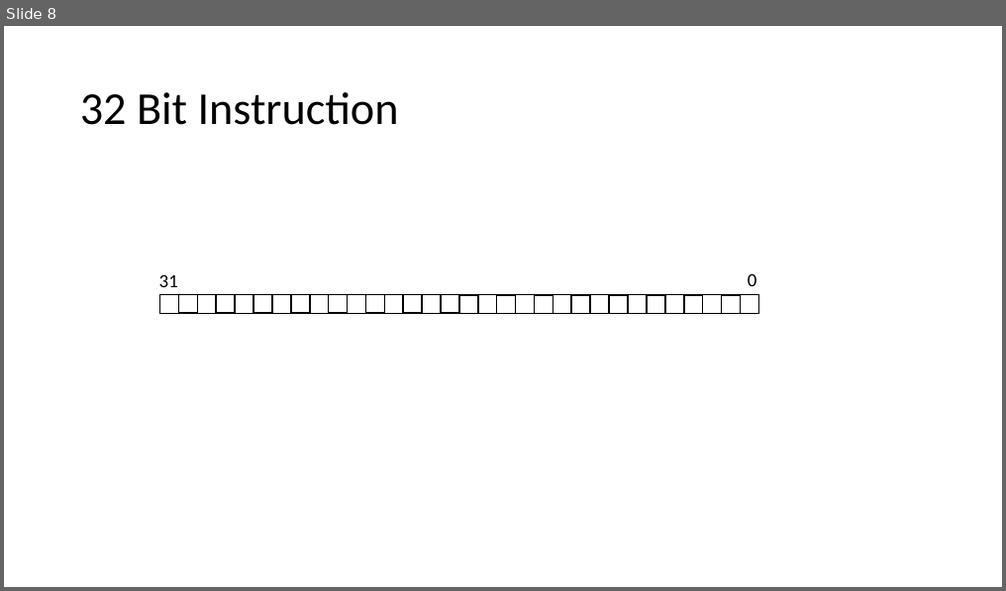
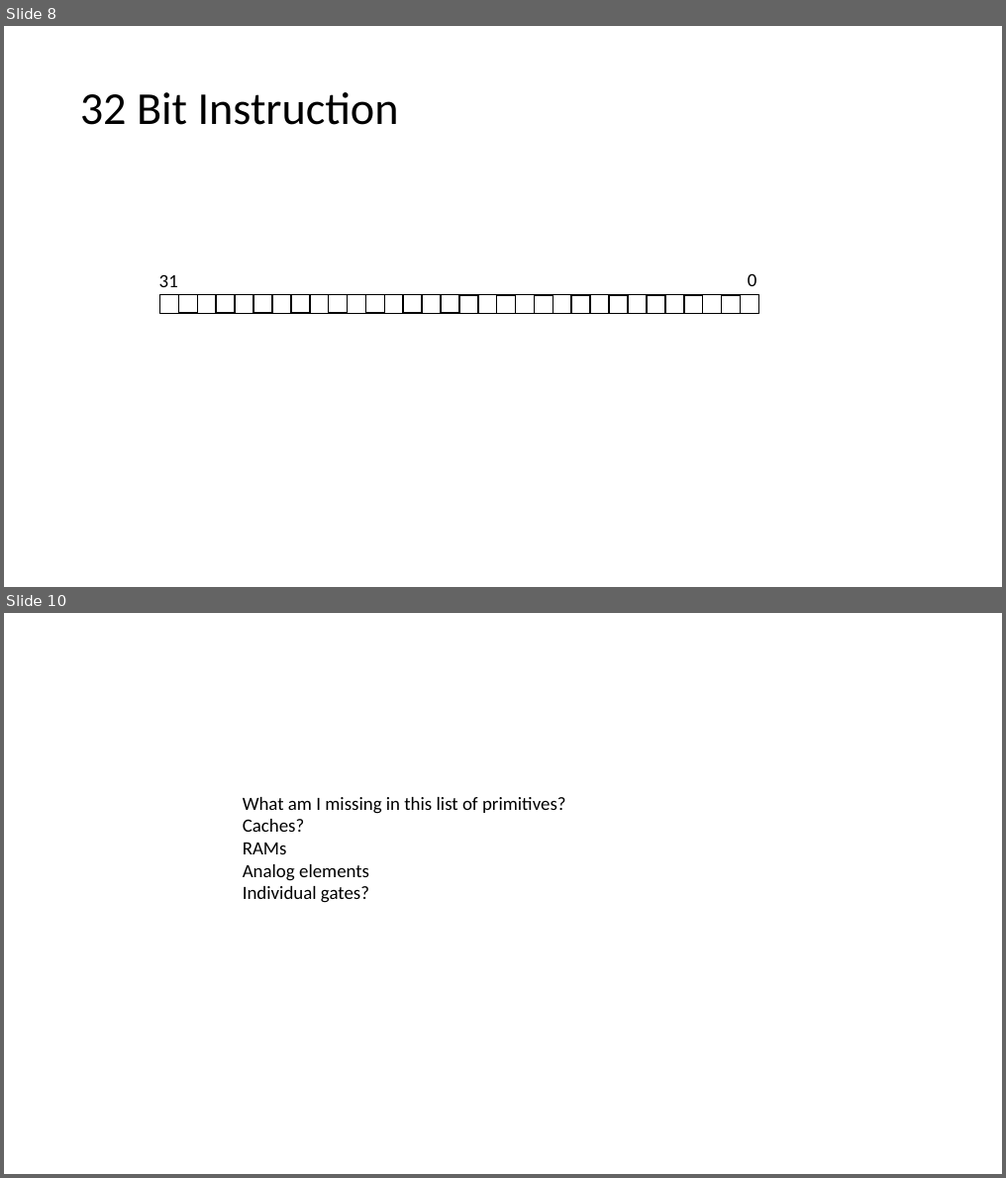
Before and after one commit to dillonhuff/CircuitFigures, a slide deck: CircuitFigures.pptx. Shown one above the other, each under a label of ours: slide 8 before the commit, slides 8 and 10 after it; the slides between them are not shown. The pictures are 1006x591 and 1006x1178 pixels, drawn with LibreOffice and Linux fonts; fonts in the diff are those of the drawing. Boxes give left, top, right and bottom in pixels: in the first picture for what was removed or moved away, otherwise in the second. Text is boxed around its words. In the diff, an @@ line names an element or a change of style, - is before the commit and + after.

```diff
--- a/CircuitFigures.pptx
+++ b/CircuitFigures.pptx
@@ slide 10 added at [4, 613, 1002, 1174], background #FFFFFF @@
@@ text added at [243, 797, 566, 903], 18 pt, text #000000 @@
+What am I missing in this list of primitives?
+Caches?
+RAMs
+Analog elements
+Individual gates?
```
Also in this commit, not shown: 2 slides changed.
